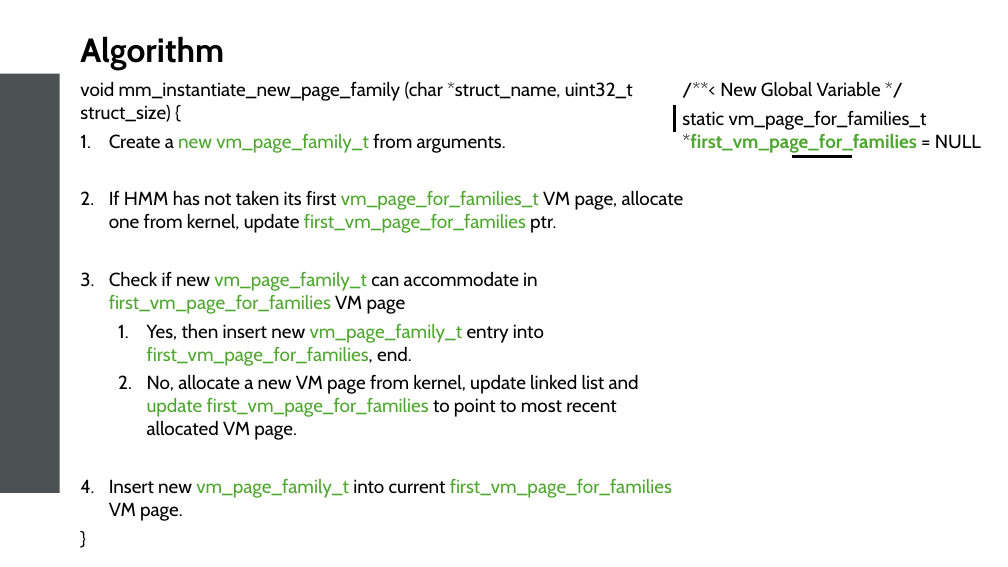
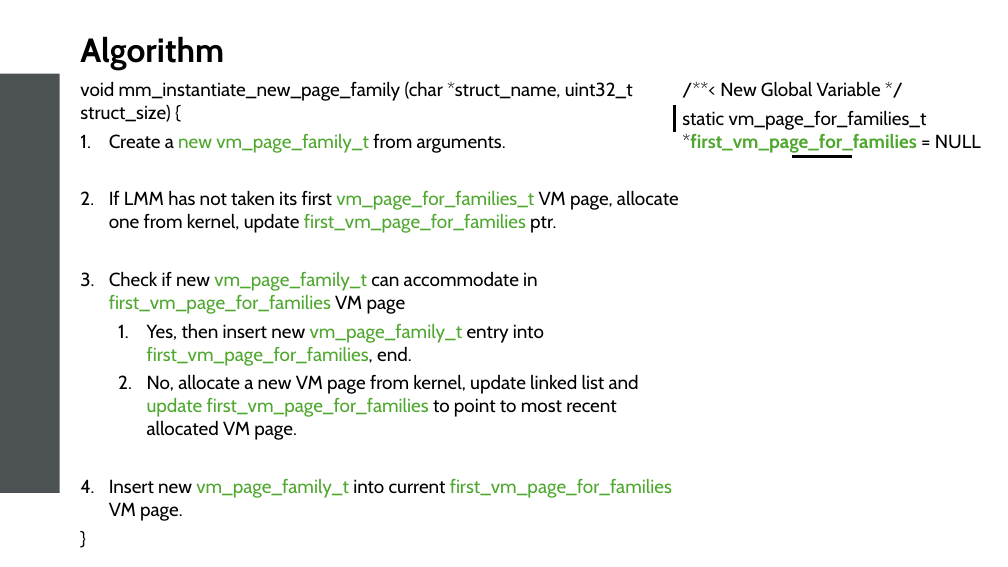
Before and after one commit to Mahmoud-Abdelraouf/STmicro-System-Programming-under-Linux, a slide deck: slide 23 of 04.Advanced/Tasks/Heap_Memory_Manager/HeapMemoryManagement.pptx. Drawn at 1008x567 pixels with LibreOffice and Linux fonts; fonts in the diff are those of the drawing. Boxes give left, top, right and bottom in pixels: in the first picture for what was removed or moved away, otherwise in the second. Text is boxed around its words. In the diff, an @@ line names an element or a change of style, - is before the commit and + after.

```diff
--- a/04.Advanced/Tasks/Heap_Memory_Manager/HeapMemoryManagement.pptx
+++ b/04.Advanced/Tasks/Heap_Memory_Manager/HeapMemoryManagement.pptx
@@ text at bbox=[109, 190, 679, 233]: text changed @@
-2. If HMM has not taken its first vm_page_for_families_t VM page, allocate one from kernel, update first_vm_page_for_families ptr.
+2. If LMM has not taken its first vm_page_for_families_t VM page, allocate one from kernel, update first_vm_page_for_families ptr.
```
Also in this commit, not shown: 12 other slides changed, 5 slides added.
